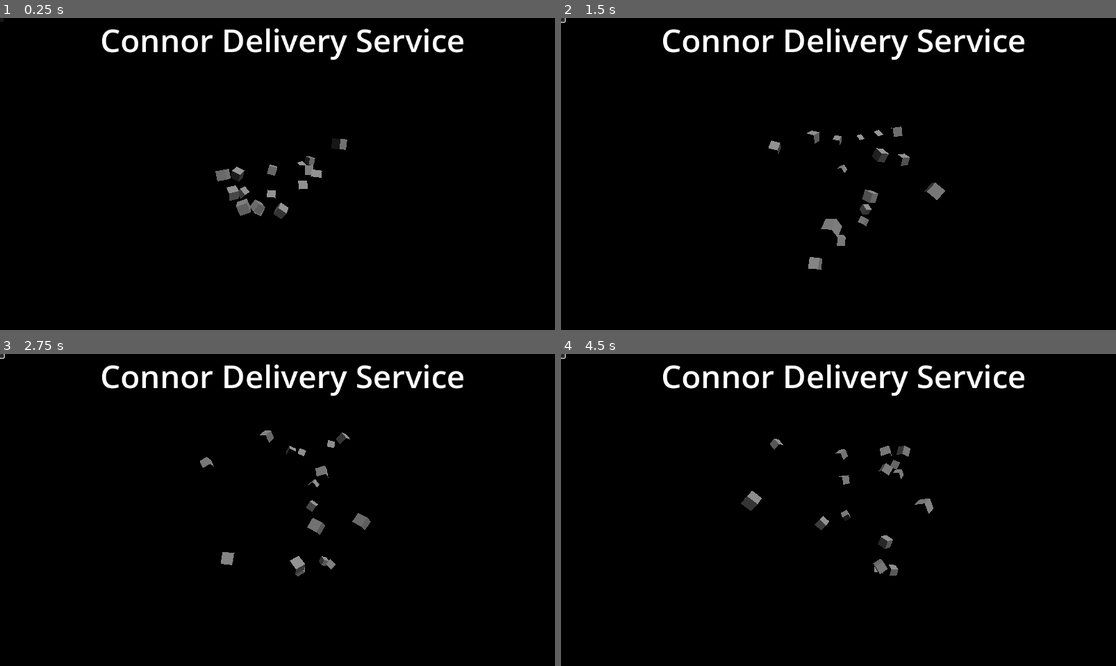
Above: before the commit, frames 1-4 (two rows, left to right).
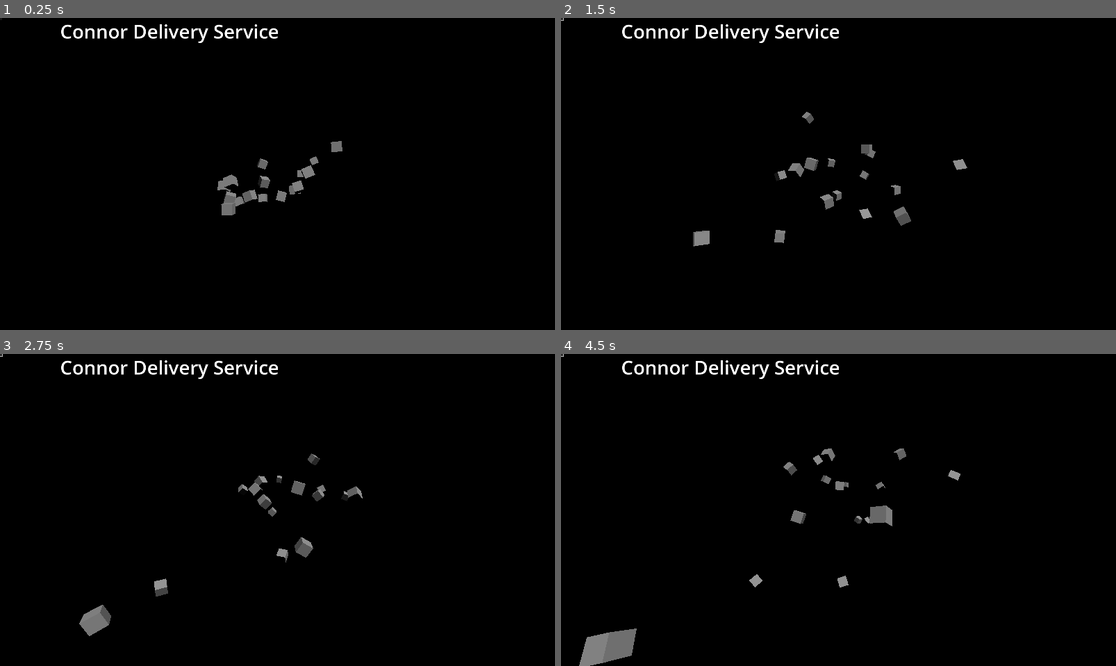
Above: after the commit, the same moments.

Repository: SmithyG69/Year12GodotMouseMouse
Game: Godot game, scene res://loading_screen.tscn
The game is run twice, just before and just after one commit, with the same random seed, the same clock (stepped at 60 frames per second) and the same inputs. Video files are missing from this copy of the repository; at most half a second of black plays in their place.
Inputs (mouse positions are in pixels of both pictures, inside the frame that each line leads up to; where the layout moved, square brackets give the same spot in the first picture):
- Up to frame 1 (0.25 s): no input
- Up to frame 2 (1.5 s): click (561, 18) [561, 21] at 0.5 s; click (561, 18) [561, 21] at 1.25 s
- Up to frame 3 (2.75 s): click (0, 354) [0, 357] at 2 s
- Up to frame 4 (4.5 s): click (561, 354) [561, 357] at 2.75 s; click (561, 354) [561, 357] at 3.5 s; click (561, 354) [561, 357] at 4.25 s

The runs differ from the first frame. In frame 1, 3.7% of the frame differs, in the area x 11-84%, y 2-65%; in frame 2, 4.1%; in frame 3, 4.2%; in frame 4, 4.7%, in the area x 0-84%, y 0-100%.

Commit message:
Fixed viewport issue and changed model behaviour

Diff:
--- a/connorstitlescreen2/fruit.gd
+++ b/connorstitlescreen2/fruit.gd
@@ -1,45 +1,77 @@
-extends RigidBody3D
+extends Node3D
 
-@export var initial_speed: float = 6.0
-@export var random_spin: float = 6.0
-@export var min_scale: float = 0.85
-@export var max_scale: float = 1.15
+@export var min_speed: float = 0.5
+@export var max_speed: float = 8.0
+
+@export var x_limit: float = 12.0   # left/right boundaries
+@export var y_limit: float = 8.0    # top/bottom boundaries
+@export var z_limit: float = 20.0   # forward/back boundaries
+
+@export var min_spin: float = 0.0
+@export var max_spin: float = 2.0
+
+@export var wall_bounce_randomness: float = 0.7
+@export var midair_random_chance: float = 0.002
+
+var velocity: Vector3
+var angular_velocity: Vector3
 
 func _ready():
-	# Random scale & rotation
-	var s = randf_range(min_scale, max_scale)
-	scale = Vector3.ONE * s
-	rotation = Vector3(randf_range(0.0, TAU), randf_range(0.0, TAU), randf_range(0.0, TAU))
+	randomize()
+	_randomize_velocity()
+	_randomize_spin()
 
-	# Physics settings
-	continuous_cd = true
-	can_sleep = false
-	linear_damp = 0.0
-	angular_damp = 0.0
-	gravity_scale = 0.0  # zero G
+func _process(delta: float) -> void:
+	# Move position
+	translate(velocity * delta)
 
-	# Initial motion
-	linear_velocity = Vector3(
-		randf_range(-initial_speed, initial_speed),
-		randf_range(-initial_speed, initial_speed),
-		randf_range(-initial_speed, initial_speed)
-	)
+	# Spin
+	rotate_object_local(Vector3.RIGHT, angular_velocity.x * delta)
+	rotate_object_local(Vector3.UP, angular_velocity.y * delta)
+	rotate_object_local(Vector3.FORWARD, angular_velocity.z * delta)
+
+	var pos = global_transform.origin
+	var bounced := false
+
+	# Bounce + clamp using sign() instead of copysign()
+	if abs(pos.x) > x_limit:
+		velocity.x = -velocity.x * randf_range(1.0 - wall_bounce_randomness, 1.0 + wall_bounce_randomness)
+		global_transform.origin.x = sign(pos.x) * x_limit
+		bounced = true
+	if abs(pos.y) > y_limit:
+		velocity.y = -velocity.y * randf_range(1.0 - wall_bounce_randomness, 1.0 + wall_bounce_randomness)
+		global_transform.origin.y = sign(pos.y) * y_limit
+		bounced = true
+	if abs(pos.z) > z_limit:
+		velocity.z = -velocity.z * randf_range(1.0 - wall_bounce_randomness, 1.0 + wall_bounce_randomness)
+		global_transform.origin.z = sign(pos.z) * z_limit
+		bounced = true
+
+	# On bounce, tweak spin and occasionally velocity
+	if bounced:
+		_randomize_spin()
+		if randf() < 0.3:
+			_randomize_velocity()
+
+	# Rare mid-air random tweak
+	if randf() < midair_random_chance:
+		if randf() < 0.5:
+			_randomize_velocity()
+		else:
+			_randomize_spin()
+
+func _randomize_velocity():
+	var dir = Vector3(
+		randf_range(-1, 1),
+		randf_range(-1, 1),
+		randf_range(-1, 1)
+	).normalized()
+	var speed = randf_range(min_speed, max_speed)
+	velocity = dir * speed
+
+func _randomize_spin():
 	angular_velocity = Vector3(
-		randf_range(-random_spin, random_spin),
-		randf_range(-random_spin, random_spin),
-		randf_range(-random_spin, random_spin)
-	)
-
-	# PhysicsMaterial override
-	var mat = PhysicsMaterial.new()
-	mat.bounce = 0.9
-	mat.friction = 0.0
-	physics_material_override = mat
-
-func _physics_process(_dt: float) -> void:
-	# Tiny random nudge to prevent stalling
-	apply_impulse(Vector3.ZERO, Vector3(
-		randf_range(-0.01, 0.01),
-		randf_range(-0.01, 0.01),
-		randf_range(-0.01, 0.01)
-	))
+		randf_range(min_spin, max_spin),
+		randf_range(min_spin, max_spin),
+		randf_range(min_spin, max_spin)
+	) * (1 if randf() > 0.5 else -1)
--- a/connorstitlescreen2/loading_screen.gd
+++ b/connorstitlescreen2/loading_screen.gd
@@ -1,19 +1,29 @@
 extends Control
 
-@onready var video = $VideoPlayer
+@onready var video_player = $VideoPlayer
+@onready var video_display = $TextureRect
 
 func _ready():
-	video.set_anchors_preset(Control.PRESET_FULL_RECT)
-	video.size_flags_horizontal = Control.SIZE_EXPAND_FILL
-	video.size_flags_vertical = Control.SIZE_EXPAND_FILL
-	video.expand = true
+	if not video_player:
+		push_error("VideoPlayer node not found!")
+		return
 
-	if video.stream:
-		video.play()
+	if not video_player.stream:
+		push_error("No video stream assigned to VideoPlayer!")
+		return
+
+	video_player.play()
+	video_player.finished.connect(_on_video_finished)
+
+	call_deferred("_assign_video_texture")
+
+func _assign_video_texture():
+	var tex = video_player.get_video_texture()
+	if tex:
+		video_display.texture = tex
+		video_display.stretch_mode = TextureRect.StretchMode.STRETCH_KEEP_ASPECT_CENTERED
 	else:
-		push_error("No video stream assigned to VideoPlayer!")
-
-	video.finished.connect(_on_video_finished)
+		push_error("VideoPlayer texture not ready yet!")
 
 func _on_video_finished():
 	get_tree().change_scene_to_file("res://titlescreen3d.tscn")
--- a/connorstitlescreen2/loading_screen.tscn
+++ b/connorstitlescreen2/loading_screen.tscn
@@ -5,10 +5,25 @@
 
 [node name="Node2D" type="Control"]
 layout_mode = 3
-anchors_preset = 0
+anchors_preset = 15
+anchor_right = 1.0
+anchor_bottom = 1.0
+grow_horizontal = 2
+grow_vertical = 2
 script = ExtResource("1_htrc2")
 
+[node name="TextureRect" type="TextureRect" parent="."]
+layout_mode = 1
+anchors_preset = 15
+anchor_right = 1.0
+anchor_bottom = 1.0
+grow_horizontal = 2
+grow_vertical = 2
+stretch_mode = 6
+
 [node name="VideoPlayer" type="VideoStreamPlayer" parent="."]
-offset_right = 40.0
-offset_bottom = 40.0
+visible = false
+layout_mode = 0
+offset_right = 1920.0
+offset_bottom = 1080.0
 stream = ExtResource("2_weff3")
--- a/connorstitlescreen2/project.godot
+++ b/connorstitlescreen2/project.godot
@@ -14,3 +14,8 @@
 run/main_scene="res://loading_screen.tscn"
 config/features=PackedStringArray("4.4", "Forward Plus")
 config/icon="res://icon.svg"
+
+[display]
+
+window/size/viewport_width=1920
+window/size/viewport_height=1080
--- a/connorstitlescreen2/titlescreenroot.gd
+++ b/connorstitlescreen2/titlescreenroot.gd
@@ -1,24 +1,23 @@
 extends Node3D
 
-@export var bounds_half_extent: float = 10.0   # cube from -10..+10 in X,Y,Z
+@export var bounds_half_extent_x: float = 12.0
+@export var bounds_half_extent_y: float = 8.0
+@export var bounds_half_extent_z: float = 20.0
 @export var wall_thickness: float = 0.5
 
 func _ready():
 	_build_bounds()
 
 func _build_bounds():
-	var b = bounds_half_extent
-	var t = wall_thickness
-
 	# Left/Right
-	make_wall(Vector3(-b, 0, 0), Vector3(t, b, b), "Wall_Left")
-	make_wall(Vector3(+b, 0, 0), Vector3(t, b, b), "Wall_Right")
+	make_wall(Vector3(-bounds_half_extent_x, 0, 0), Vector3(wall_thickness, bounds_half_extent_y, bounds_half_extent_z), "Wall_Left")
+	make_wall(Vector3(+bounds_half_extent_x, 0, 0), Vector3(wall_thickness, bounds_half_extent_y, bounds_half_extent_z), "Wall_Right")
 	# Bottom/Top
-	make_wall(Vector3(0, -b, 0), Vector3(b, t, b), "Wall_Bottom")
-	make_wall(Vector3(0, +b, 0), Vector3(b, t, b), "Wall_Top")
+	make_wall(Vector3(0, -bounds_half_extent_y, 0), Vector3(bounds_half_extent_x, wall_thickness, bounds_half_extent_z), "Wall_Bottom")
+	make_wall(Vector3(0, +bounds_half_extent_y, 0), Vector3(bounds_half_extent_x, wall_thickness, bounds_half_extent_z), "Wall_Top")
 	# Front/Back
-	make_wall(Vector3(0, 0, -b), Vector3(b, b, t), "Wall_Front")
-	make_wall(Vector3(0, 0, +b), Vector3(b, b, t), "Wall_Back")
+	make_wall(Vector3(0, 0, -bounds_half_extent_z), Vector3(bounds_half_extent_x, bounds_half_extent_y, wall_thickness), "Wall_Front")
+	make_wall(Vector3(0, 0, +bounds_half_extent_z), Vector3(bounds_half_extent_x, bounds_half_extent_y, wall_thickness), "Wall_Back")
 
 func make_wall(pos: Vector3, size: Vector3, name: String):
 	var body := StaticBody3D.new()
@@ -26,7 +25,7 @@
 	body.transform.origin = pos
 
 	var shape := BoxShape3D.new()
-	shape.size = size * 2.0   # BoxShape3D takes full extents, not half
+	shape.size = size * 2.0  # BoxShape3D expects full extents
 
 	var col := CollisionShape3D.new()
 	col.shape = shape
Not shown, changed: .DS_Store
